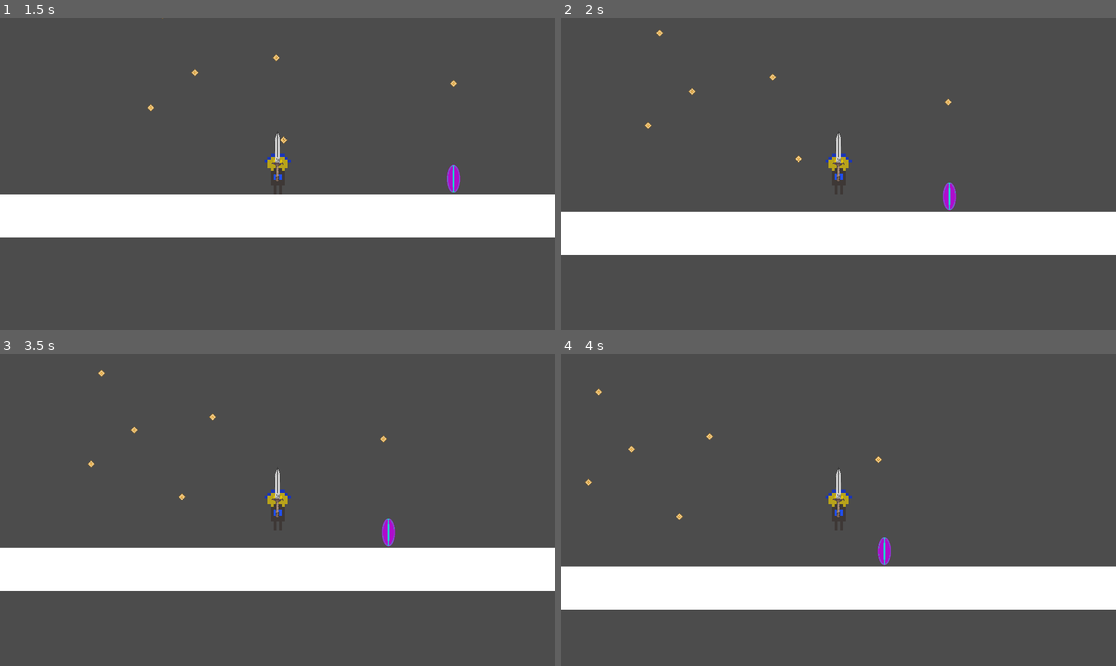
Above: before the commit, frames 1-4 (two rows, left to right).
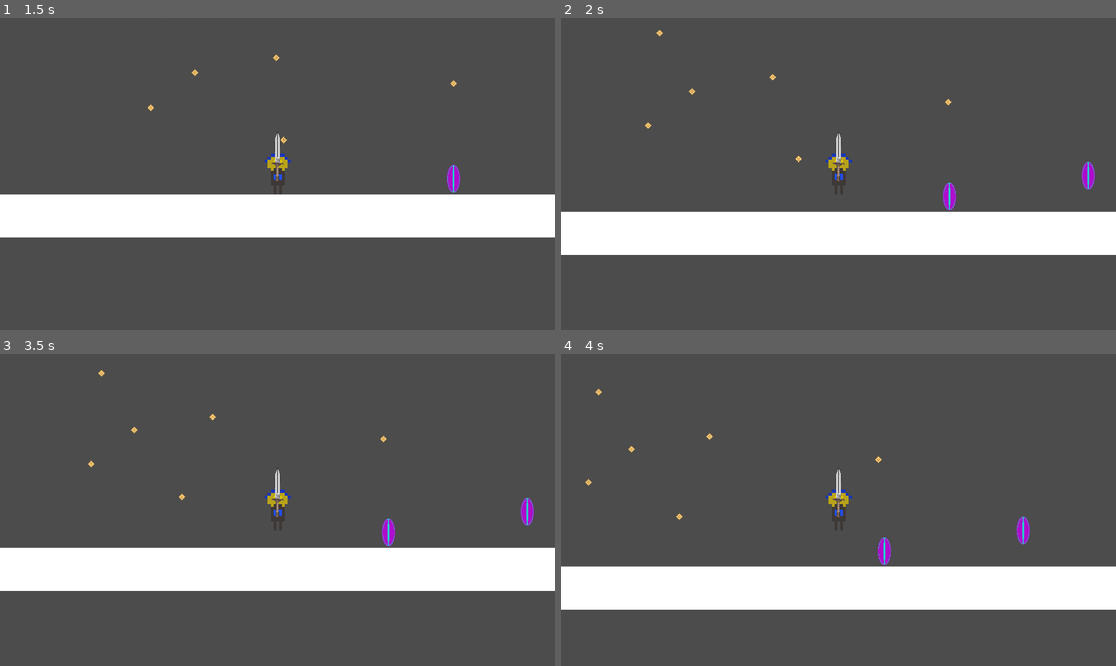
Above: after the commit, the same moments.

Repository: Lorem-Ipsum-Server-Place/GMTK2021-Game
Game: Godot game, scene res://Level.tscn
The game is run twice, just before and just after one commit, with the same random seed, the same clock (stepped at 60 frames per second) and the same inputs. This scene is started directly instead of the project's main scene.
Inputs (mouse positions are in pixels of both pictures, inside the frame that each line leads up to):
- Up to frame 1 (1.5 s): tap Enter (ui_accept) at 0.5 s; move the mouse to (399, 158) at 0.52 s; hold D (game_right) from 0.53 s (still down); click (399, 158) at 0.6 s; tap Space (game_jump) at 0.77 s; move the mouse to (166, 189) at 1.27 s; click (166, 189) at 1.35 s
- Up to frame 2 (2 s): keep holding D (game_right); tap Space (game_jump) at 1.52 s
- Up to frame 3 (3.5 s): move the mouse to (333, 441) at 2.02 s; release D (game_right) at 2.03 s; hold A (game_left) 2.03-2.78 s; click (333, 441) at 2.1 s; move the mouse to (249, 572) at 2.77 s; hold D (game_right) from 2.78 s (still down); click (249, 572) at 2.85 s; tap Space (game_jump) at 3.02 s
- Up to frame 4 (4 s): keep holding D (game_right); move the mouse to (1005, 556) at 3.52 s; click (1005, 556) at 3.6 s; tap Space (game_jump) at 3.77 s

Frame 1 is identical in both runs. In frame 2, 0.2% of the frame differs, in the area x 93-97%, y 46-56%; in frame 3, 0.2%; in frame 4, 0.2%.

Commit message:
Kills player if they fall out of the level

Diff:
--- a/Level.tscn
+++ b/Level.tscn
@@ -52,7 +52,7 @@
 position = Vector2( 645.516, 869.672 )
 
 [node name="Temp_Pickup" type="Sprite" parent="."]
-position = Vector2( 1433, -132 )
+position = Vector2( 1774.31, 807.505 )
 texture = ExtResource( 8 )
 
 [connection signal="teleport" from="Teleport_Temp(N1)" to="Player" method="_on_Teleport_TempN1_teleport"]
--- a/Player.gd
+++ b/Player.gd
@@ -71,9 +71,11 @@
 
 # Called every frame. 'delta' is the elapsed time since the previous frame.
 func _process(delta):
+	if get_position().y > 1200:
+		print("killing player")
+		dead = true
 	if dead:
 		self.free()
-
 func get_inputs():
 	# If either direction is pressed, figure out which way we're going
 	if Input.is_action_pressed("game_left") or Input.is_action_pressed("game_right"):
@@ -147,6 +149,7 @@
 		elif is_collider_pickup(collision):
 			emit_signal("collect_pickup")
 		elif is_collider_teleport(collision):
+			emit_signal("teleport_player")
 			emit_signal("teleport_player")
 
 
